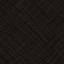
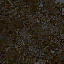
Comparing the layer stacks of the two 64px x 64px images. Changes:
painted on "Layer 1" over [0, 0, 64, 64]
